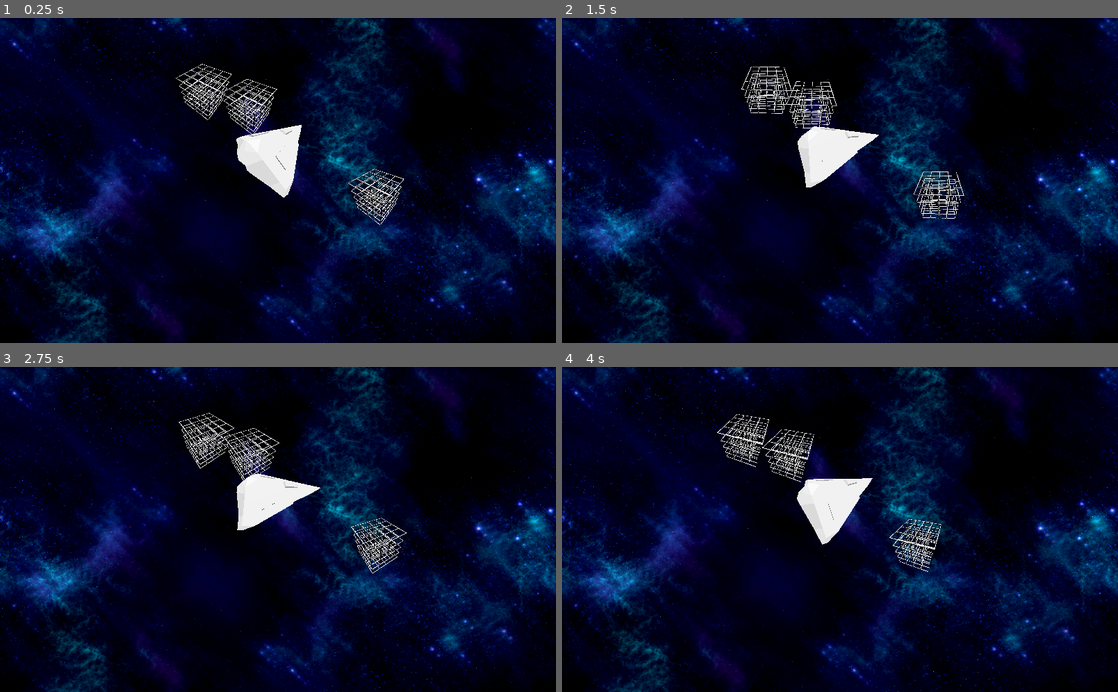
Above: before the commit, frames 1-4 (two rows, left to right).
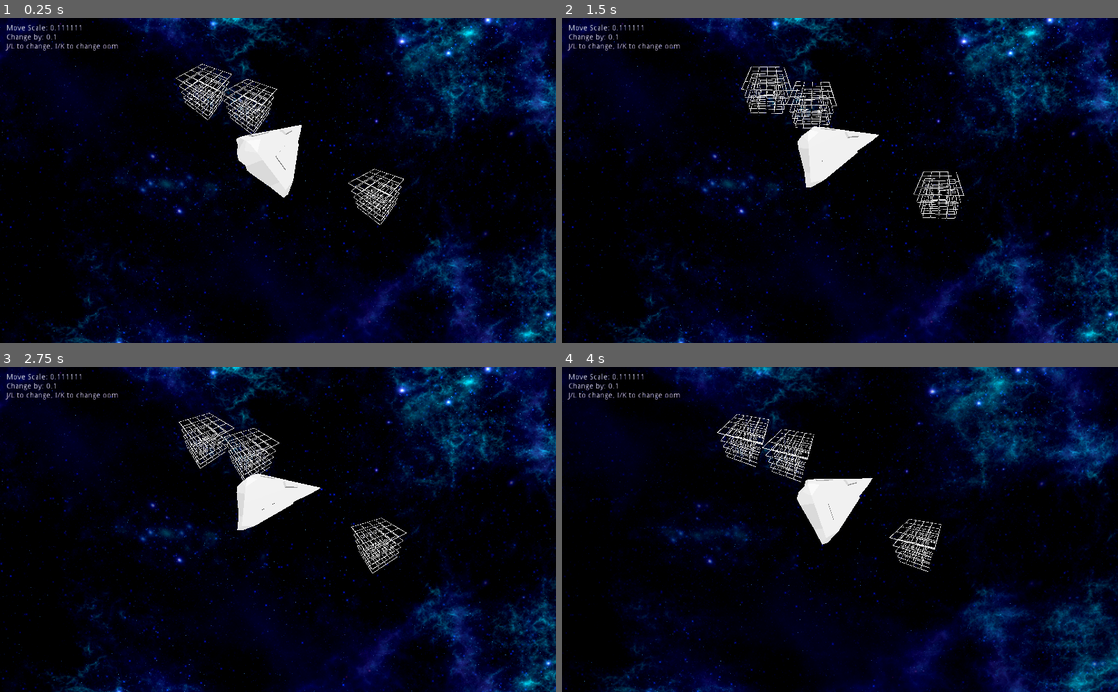
Above: after the commit, the same moments.

Repository: EamonnMR/galactic-night
Game: Godot game, scene res://main.tscn
Two runs of this game, one before a commit and one after it. Both use one fixed random seed, a clock stepped at 60 frames per second and the inputs below.
Inputs:
- Up to frame 1 (0.25 s): no input
- Up to frame 2 (1.5 s): hold Right (ui_right) 0.53-1.28 s; hold Left (ui_left) from 1.28 s (still down)
- Up to frame 3 (2.75 s): release Left (ui_left) at 2.03 s; hold Right (ui_right) from 2.03 s (still down)
- Up to frame 4 (4 s): release Right (ui_right) at 2.78 s; hold Up (ui_up) 2.78-3.53 s; hold Left (ui_left) from 3.53 s (still down)

The runs differ from the first frame. In frame 1, 51% of the frame differs, in the area x 0-100%, y 0-100%; in frame 2, 52%; in frame 3, 51%; in frame 4, 51%.

Commit message:
Gamified scaling the scroll speed

Diff:
--- a/Background.gd
+++ b/Background.gd
@@ -1,4 +1,10 @@
 extends TextureRect
-
+export var MOVE_SCALE = 0.11111111
 func _physics_process(delta):
-	get_material().set_shader_param("position", Util.flatten_25d(Client.player.global_transform.origin))
+	get_material().set_shader_param("position",
+		Util.flatten_25d(
+			Client.player.global_transform.origin
+		).rotated(
+			-Client.camera.rotation.y - PI/2
+		) * MOVE_SCALE
+		)
--- /dev/null
+++ b/Camera.gd
@@ -0,0 +1,4 @@
+extends Camera
+
+func _ready():
+	Client.camera = self
--- a/Client.gd
+++ b/Client.gd
@@ -1,3 +1,4 @@
 extends Node
 
 var player
+var camera
--- a/main.tscn
+++ b/main.tscn
@@ -7,6 +7,7 @@
 [ext_resource path="res://Spaceship.gd" type="Script" id=5]
 [ext_resource path="res://Background.gd" type="Script" id=6]
 [ext_resource path="res://assets/ScreamingBrain/Blue Nebula/1024x1024 Blue Nebula 1.png" type="Texture" id=7]
+[ext_resource path="res://Camera.gd" type="Script" id=8]
 
 [sub_resource type="Shader" id=12]
 code = "shader_type canvas_item;
@@ -59,6 +60,35 @@
 shader_param/position = null
 shader_param/nebula = ExtResource( 7 )
 
+[sub_resource type="NoiseTexture" id=14]
+width = 1224
+height = 1224
+
+[sub_resource type="GDScript" id=15]
+script/source = "extends Label
+
+var move_scale_oom = 0.1
+
+func _process(delta):
+	modify_move_scale()
+	text = \"Move Scale: \" + str(get_node(\"../Background\").MOVE_SCALE) + \"\\n\" \\
+		+ \"Change by: \" + str(move_scale_oom) + \"\\n\" \\
+		+ \"J/L to change, I/K to change oom\"
+
+func modify_move_scale():
+	# Tired of manually iterating on this
+	if Input.is_action_just_pressed(\"bg_scale_plus\"):
+		get_node(\"../Background\").MOVE_SCALE += move_scale_oom
+	if Input.is_action_just_pressed(\"bg_scale_minus\"):
+		get_node(\"../Background\").MOVE_SCALE += move_scale_oom
+	if Input.is_action_just_pressed(\"bg_scale_oom_plus\"):
+		move_scale_oom *= 10.0
+	if Input.is_action_just_pressed(\"bg_scale_oom_minus\"):
+		move_scale_oom /= 10.0
+	if move_scale_oom >= 0.1:
+		move_scale_oom = 0.1
+"
+
 [sub_resource type="Environment" id=9]
 background_mode = 4
 background_canvas_max_layer = -1
@@ -98,9 +128,16 @@
 material = SubResource( 13 )
 anchor_right = 1.0
 anchor_bottom = 1.0
-texture = ExtResource( 7 )
+texture = SubResource( 14 )
 stretch_mode = 3
 script = ExtResource( 6 )
+
+[node name="MoveScaleLabel" type="Label" parent="Background"]
+margin_left = 12.0
+margin_top = 12.0
+margin_right = 52.0
+margin_bottom = 26.0
+script = SubResource( 15 )
 
 [node name="WorldEnvironment" type="WorldEnvironment" parent="."]
 environment = SubResource( 9 )
@@ -114,6 +151,7 @@
 projection = 1
 size = 9.82505
 far = 500.0
+script = ExtResource( 8 )
 
 [node name="Spaceship" type="KinematicBody" parent="3d"]
 script = ExtResource( 5 )
--- a/project.godot
+++ b/project.godot
@@ -33,6 +33,26 @@
 , Object(InputEventKey,"resource_local_to_scene":false,"resource_name":"","device":0,"alt":false,"shift":false,"control":false,"meta":false,"command":false,"pressed":false,"scancode":0,"physical_scancode":87,"unicode":0,"echo":false,"script":null)
  ]
 }
+bg_scale_plus={
+"deadzone": 0.5,
+"events": [ Object(InputEventKey,"resource_local_to_scene":false,"resource_name":"","device":0,"alt":false,"shift":false,"control":false,"meta":false,"command":false,"pressed":false,"scancode":76,"physical_scancode":0,"unicode":0,"echo":false,"script":null)
+ ]
+}
+bg_scale_minus={
+"deadzone": 0.5,
+"events": [ Object(InputEventKey,"resource_local_to_scene":false,"resource_name":"","device":0,"alt":false,"shift":false,"control":false,"meta":false,"command":false,"pressed":false,"scancode":74,"physical_scancode":0,"unicode":0,"echo":false,"script":null)
+ ]
+}
+bg_scale_oom_plus={
+"deadzone": 0.5,
+"events": [ Object(InputEventKey,"resource_local_to_scene":false,"resource_name":"","device":0,"alt":false,"shift":false,"control":false,"meta":false,"command":false,"pressed":false,"scancode":73,"physical_scancode":0,"unicode":0,"echo":false,"script":null)
+ ]
+}
+bg_scale_oom_minus={
+"deadzone": 0.5,
+"events": [ Object(InputEventKey,"resource_local_to_scene":false,"resource_name":"","device":0,"alt":false,"shift":false,"control":false,"meta":false,"command":false,"pressed":false,"scancode":75,"physical_scancode":0,"unicode":0,"echo":false,"script":null)
+ ]
+}
 
 [physics]
 
Binary file added: assets/ScreamingBrain/Blue Nebula/1024x1024 Blue Nebula 4.png
Not shown, added: assets/ScreamingBrain/Blue Nebula/1024x1024 Blue Nebula 4.png.import
Not shown: 1 places in main.tscn that only renumber resources
